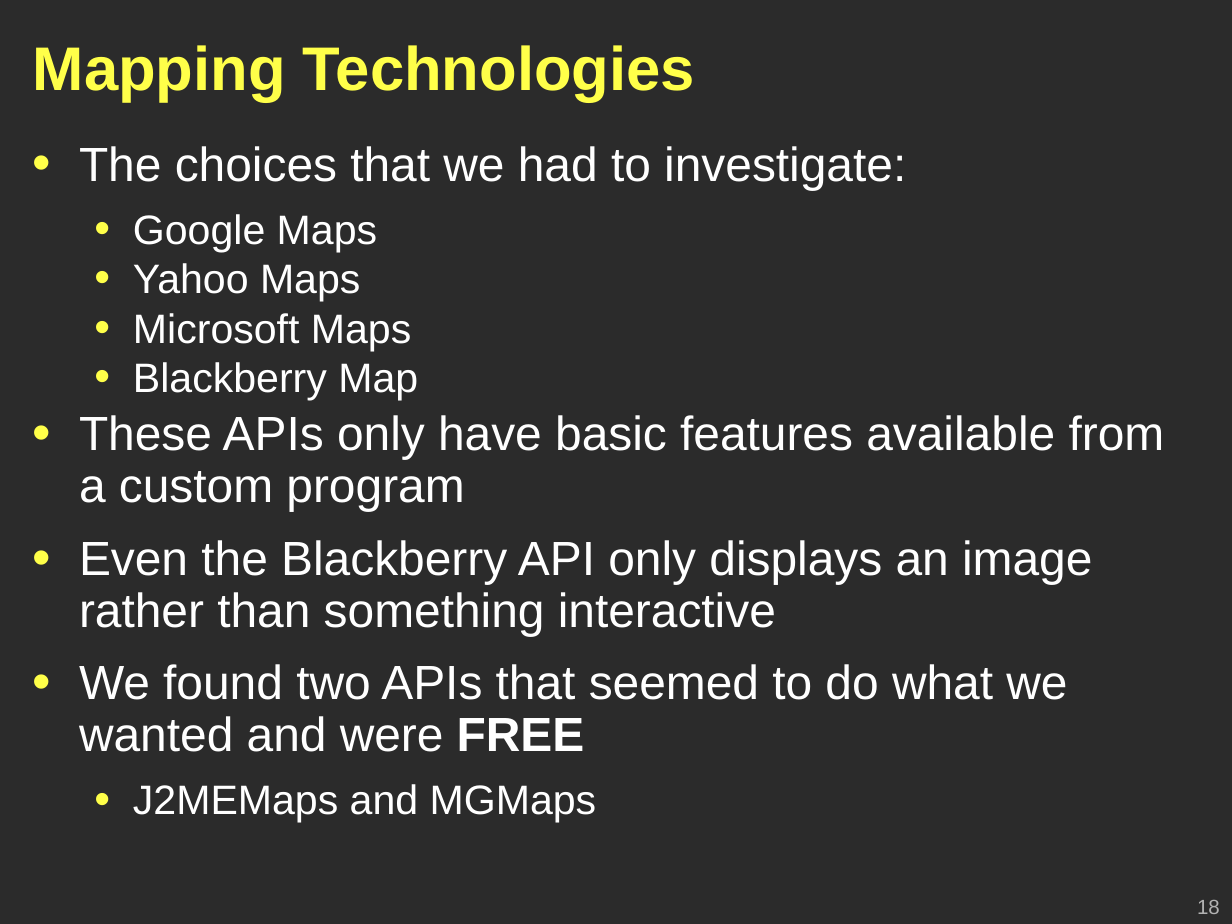
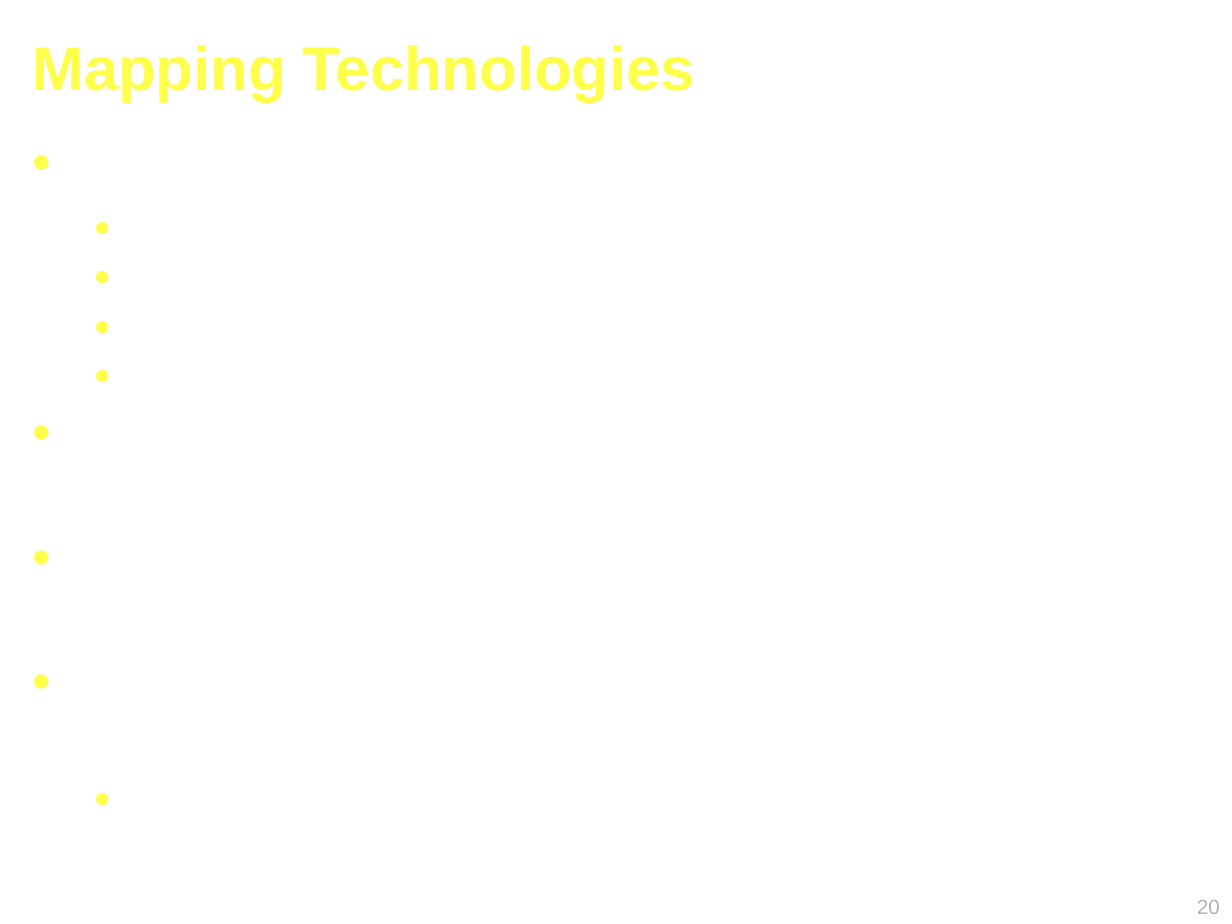
Before and after one commit to Geoffsc/psu-edu-sweng500, a slide deck: slide 20 of docs/presentation/sweng500-carpool-presentation.ppt (slide 18 before the commit). Drawn at 1232x924 pixels with LibreOffice and Linux fonts; fonts in the diff are those of the drawing; background and template pictures are left out; a plain dark background stands for a picture behind light text. Boxes give left, top, right and bottom in pixels: in the first picture for what was removed or moved away, otherwise in the second. Text is boxed around its words. In the diff, an @@ line names an element or a change of style, - is before the commit and + after.

```diff
--- a/docs/presentation/sweng500-carpool-presentation.ppt
+++ b/docs/presentation/sweng500-carpool-presentation.ppt
@@ background picture (left out) to #FFFFFF @@
@@ text removed at (x1=79, y1=146, x2=1165, y2=823) @@
-• The choices that we had to investigate:
-  • Google Maps
-  • Yahoo Maps
-  • Microsoft Maps
-  • Blackberry Map
-• These APIs only have basic features available from a custom program
-• Even the Blackberry API only displays an image rather than something interactive
-• We found two APIs that seemed to do what we wanted and were FREE
-  • J2MEMaps and MGMaps
@@ page number at (x1=1197, y1=900, x2=1220, y2=914): text changed @@
-18
+20
```
Also in this commit, not shown: 28 other slides changed, 2 slides added.
